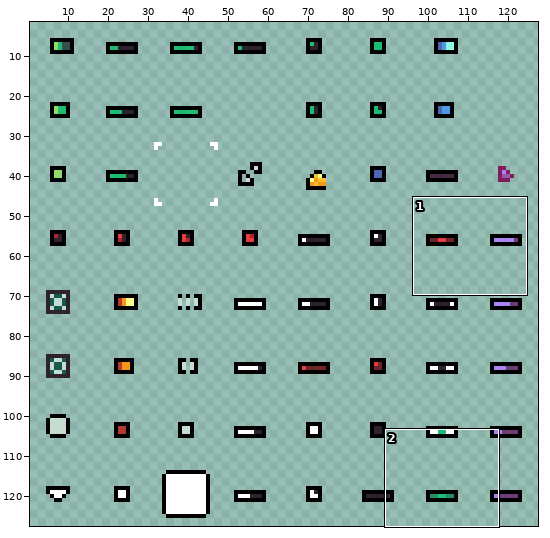
File history of a pixel-art file, Projects/TastyRoad/Assets/Sprites/Ingame_UI.aseprite. Above: a wide view before the commit, with the close-up outlined.
Close-up. First the earlier version:
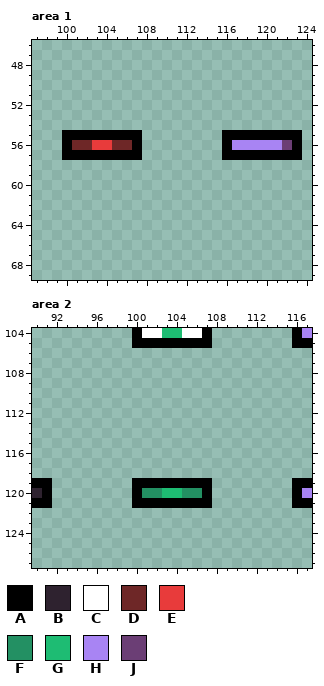
128x128 pixels, 1 frame. Shown: area 1: x 97..124, y 46..69; area 2: x 90..117, y 104..127. The wide view leaves out empty margins.
Palette (. is transparent): A #000000  B #2e222f  C #ffffff  D #6e2727  E #e83b3b  F #239063  G #1ebc73  H #a884f3  J #6b3e75
Pixels before, area 1, first column x 100:
55 AAAAAAAA........AAAAAAAA
56 ADDEEDDA........AHHHHHJA
57 AAAAAAAA........AAAAAAAA
Pixels before, area 2, first column x 90:
104 ..........ACCGGCCA........AH
105 ..........AAAAAAAA........AA
106 ............................
107 ............................
108 ............................
109 ............................
110 ............................
111 ............................
112 ............................
113 ............................
114 ............................
115 ............................
116 ............................
117 ............................
118 ............................
119 AA........AAAAAAAA........AA
120 BA........AFFGGFFA........AH
121 AA........AAAAAAAA........AA
New version:
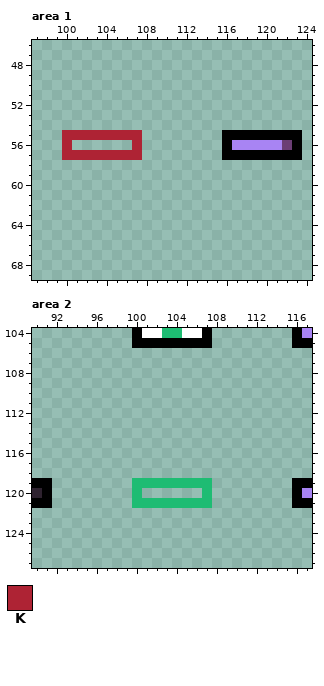
Colours new in this view: K #ae2334
Diff:
{"where": "area 1"}
{"y":55,"x":100,"old":"AAAAAAAA","new":"KKKKKKKK"}
{"y":56,"x":100,"old":"ADDEEDDA","new":"K......K"}
{"y":57,"x":100,"old":"AAAAAAAA","new":"KKKKKKKK"}
{"where": "area 2"}
{"y":119,"x":100,"old":"AAAAAAAA","new":"GGGGGGGG"}
{"y":120,"x":100,"old":"AFFGGFFA","new":"G......G"}
{"y":121,"x":100,"old":"AAAAAAAA","new":"GGGGGGGG"}
{"label":"changed","picture_box":[62,130,142,160]}
{"label":"changed","picture_box":[132,478,212,508]}
